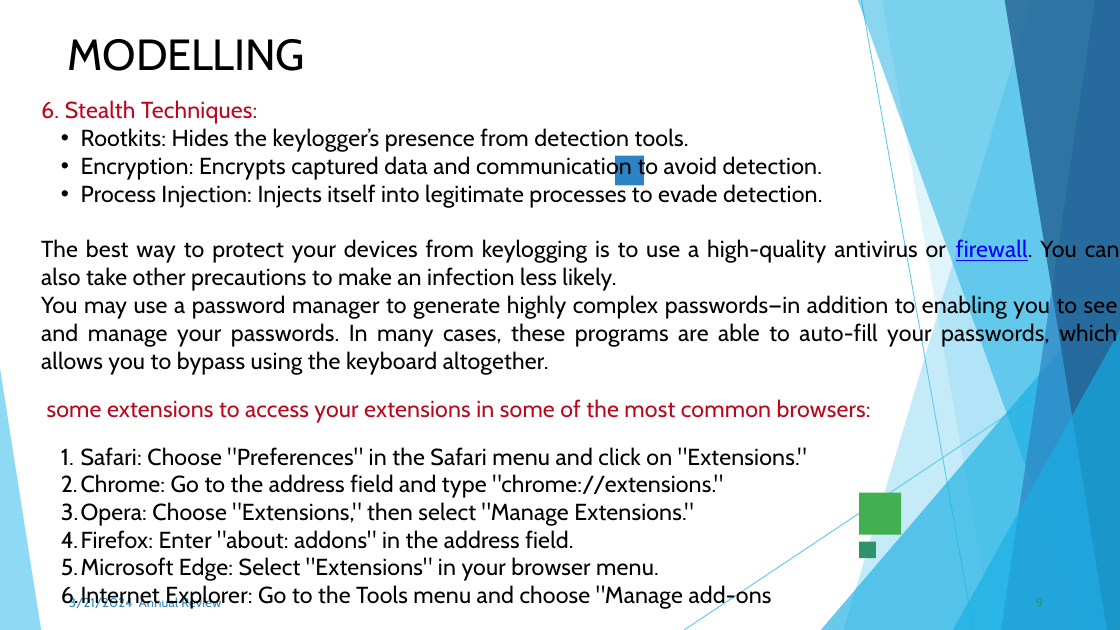
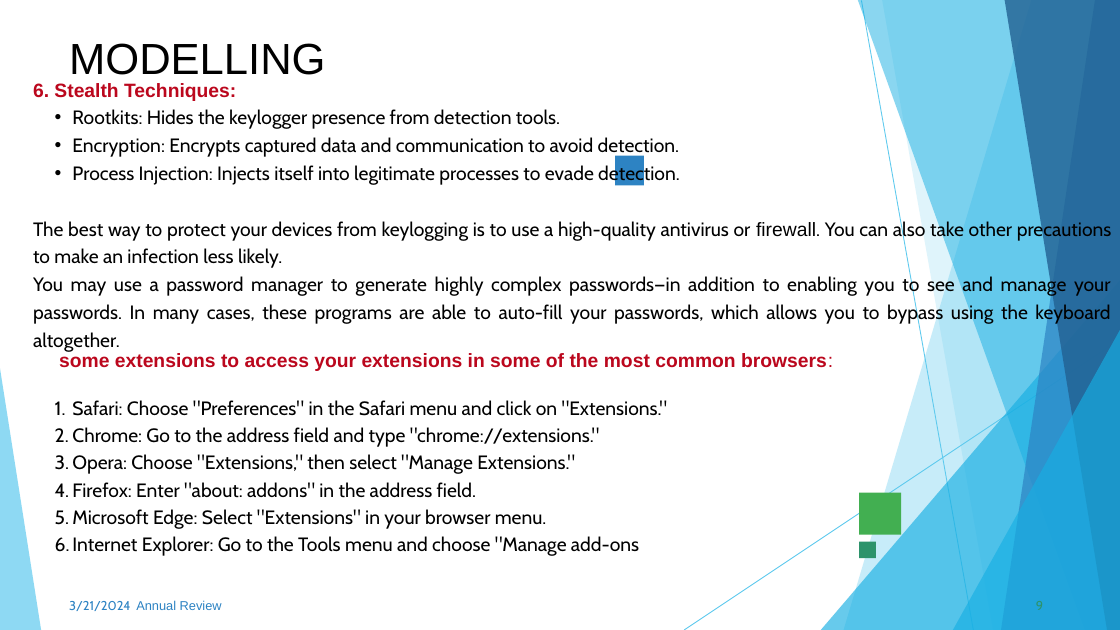
Before and after one commit to aishu-v1717/keylogger, a slide deck: slide 13 of AISH PROJECTs.pptx.pptx. Drawn at 1120x630 pixels with LibreOffice and Linux fonts; fonts in the diff are those of the drawing; background and template pictures are left out. Boxes give left, top, right and bottom in pixels: in the first picture for what was removed or moved away, otherwise in the second. Text is boxed around its words. In the diff, an @@ line names an element or a change of style, - is before the commit and + after.

```diff
--- a/AISH PROJECTs.pptx.pptx
+++ b/AISH PROJECTs.pptx.pptx
@@ text "MODELLING" at box(69, 43, 325, 75): font Cabin to Arial, letter spacing -0.3 to 0 pt; line spacing 67.2pt to 1.2 @@
@@ freeform shape at box(843, 0, 1120, 630): fill #5FCAEE at 36% opacity to #5FCAEE at 35% opacity @@
@@ text at box(33, 83, 1112, 556): size 29.8 to 24.8 pt, letter spacing 0.3 to 0 pt; font Cabin to Arial in "6. Stealth Techniques:", "firewall.", "some extensions to access your extensions in ..."; bold on in "6. Stealth Techniques:", "some extensions to access your extensions in ..."; text colour #0000FF to #000000, underline off in "firewall."; line spacing 35.8pt to 1.2; indent changed; line spacing 26.2pt to 0.88; line spacing 35.5pt to 1.19 @@
@@ text "6. Stealth Techniques:": place and size @@
-text "6. Stealth Techniques:" at box(41, 100, 1120, 609)
+text "6. Stealth Techniques:" at box(33, 83, 1112, 556)
@@ text at box(72, 109, 560, 129): text changed; size 29.8 to 24.8 pt @@
-  • Rootkits: Hides the keylogger’s presence from detection tools.
+  • Rootkits: Hides the keylogger presence from detection tools.
@@ text "3/21/2024 Annual Review" at box(69, 600, 222, 611): font Cabin to Arial in "Annual Review"; letter spacing 0.3 to 0 pt; line spacing 19.1pt to 1.16 @@
@@ text "9" at box(1036, 601, 1043, 610): letter spacing 0.1 to 0 pt; line spacing 19.8pt to 1.2 @@
```
Also in this commit, not shown: 16 other slides changed.
